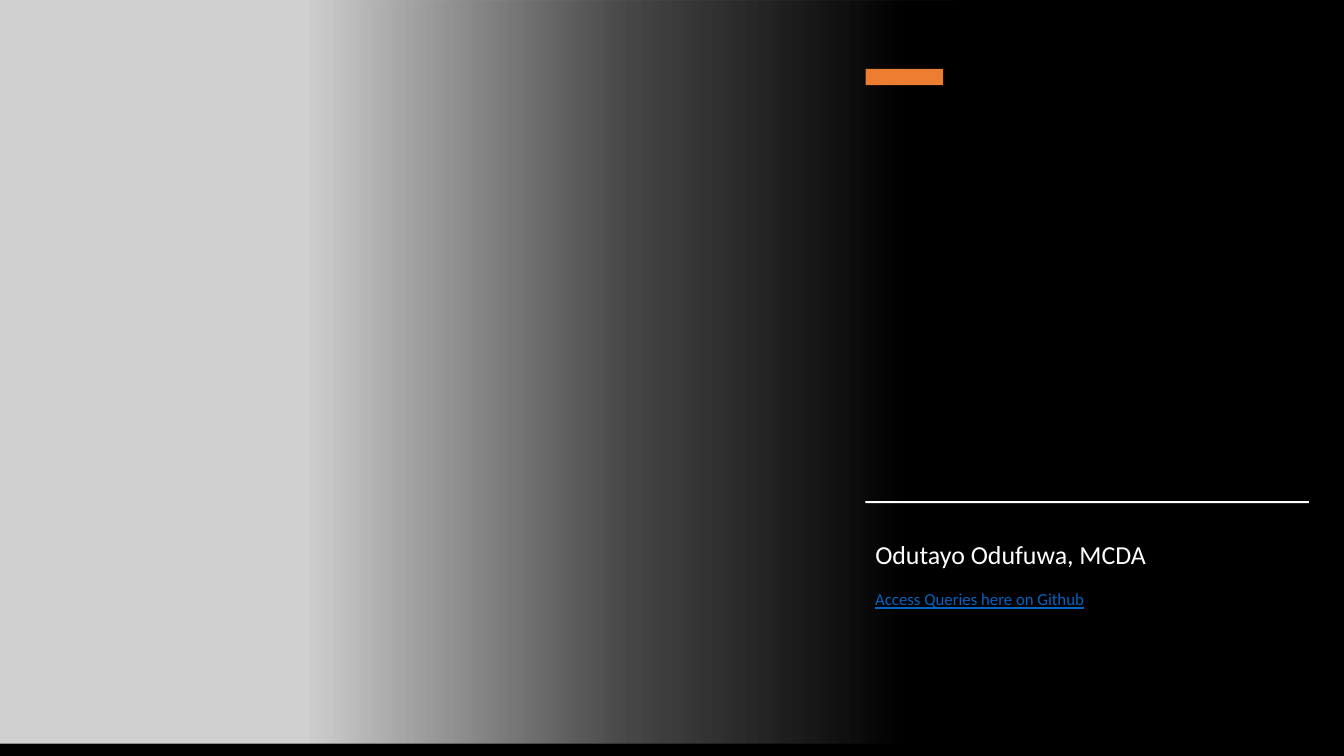
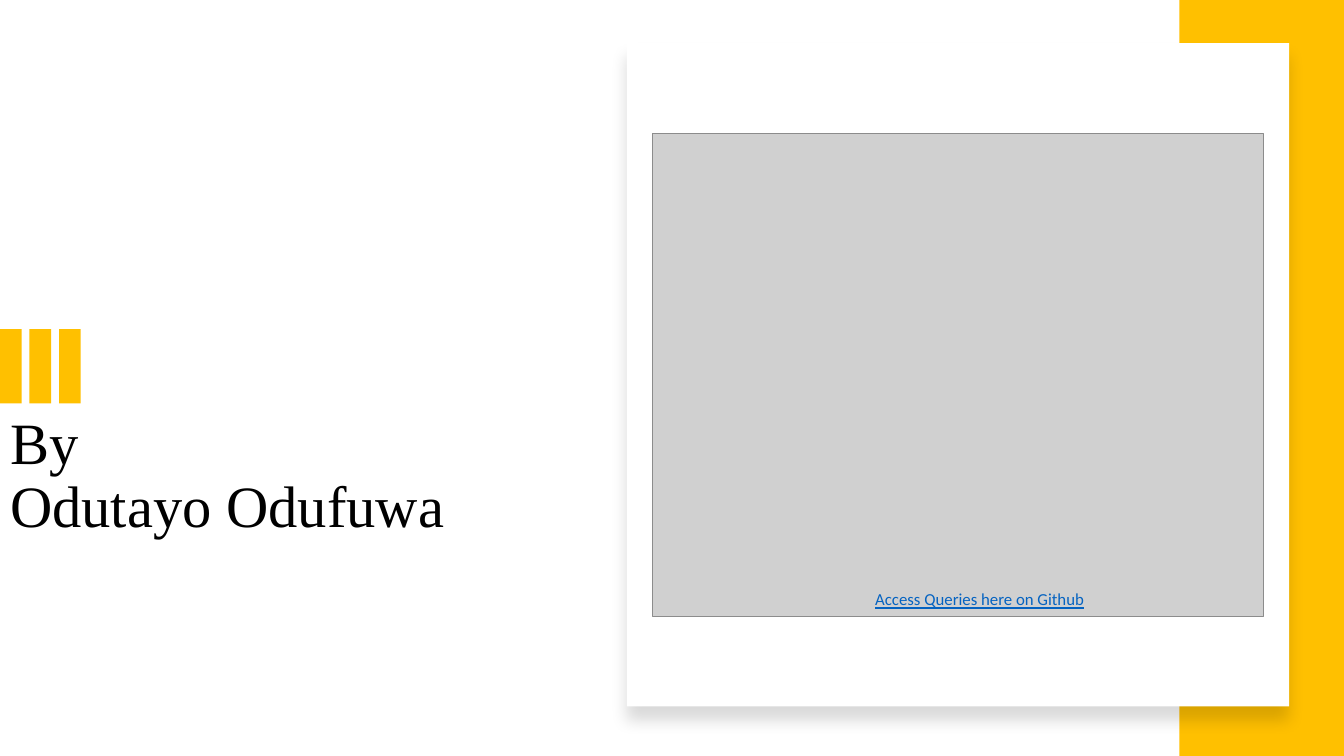
Before and after one commit to Tayor-Doofs/SQL-PROJECTS, a slide deck: slide 1 of 8weeksqlchallenge/Week1_Danny's_Diner/Case_Study1_queries_deck.pptx. Drawn at 1344x756 pixels with LibreOffice and Linux fonts; fonts in the diff are those of the drawing; grey boxes stand for pictures. Boxes give left, top, right and bottom in pixels: in the first picture for what was removed or moved away, otherwise in the second. Text is boxed around its words. In the diff, an @@ line names an element or a change of style, - is before the commit and + after.

```diff
--- a/8weeksqlchallenge/Week1_Danny's_Diner/Case_Study1_queries_deck.pptx
+++ b/8weeksqlchallenge/Week1_Danny's_Diner/Case_Study1_queries_deck.pptx
@@ background #000000 to #FFFFFF @@
@@ rectangle added at [1180, 0, 1344, 756], fill #FFC000 @@
@@ rectangle: place and size @@
-rectangle at [308, 0, 1344, 756]
+rectangle at [627, 43, 1290, 707]
@@ rectangle at [627, 43, 1290, 707]: fill gradient #000000 to #FFFFFF; shadow on; mirrored @@
@@ rectangle removed at [866, 69, 943, 85] @@
@@ picture: place and size @@
-picture at [0, 0, 954, 744]
+picture at [653, 133, 1263, 616]
@@ rectangle added at [0, 329, 21, 403], fill #FFC000 @@
@@ rectangle added at [29, 329, 50, 403], fill #FFC000 @@
@@ rectangle added at [59, 329, 81, 403], fill #FFC000 @@
@@ subtitle "By" at [10, 425, 444, 538]: vertical alignment top to bottom @@
@@ subtitle at [10, 425, 444, 538]: text changed; size 18.5 to 41.9 pt; font Calibri to Times New Roman; text colour #FFFFFF to #000000 @@
-Odutayo Odufuwa, MCDA
+By
+Odutayo Odufuwa
@@ rectangle removed at [866, 501, 1310, 503] @@
```
Also in this commit, not shown: 3 other slides changed.
